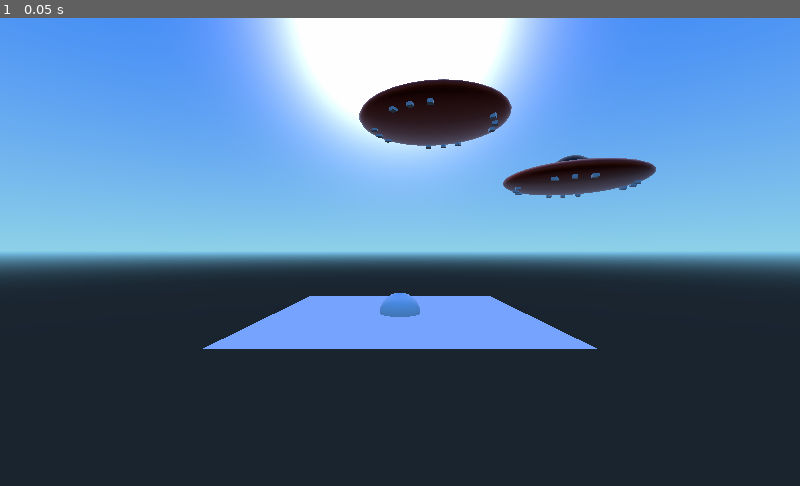
Above: before the commit, frame 1.
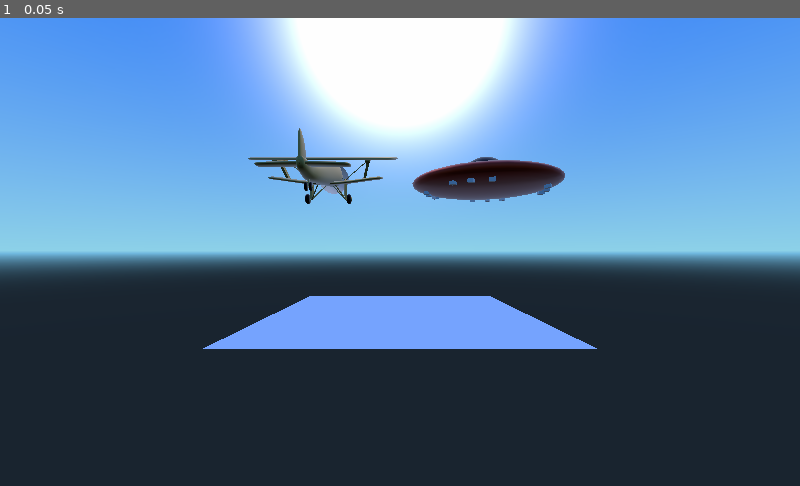
Above: after the commit, the same moment.

Repository: BrandonMakin/Gyro
Game: Godot game, scene res://levels/level 01/Level01.tscn
The game is run twice, just before and just after one commit, with the same random seed, the same clock (stepped at 60 frames per second) and the same inputs.
Inputs:
- Up to frame 1 (0.05 s): no input

The runs differ from the first frame. In frame 1, 5.0% of the frame differs, in the area x 31-82%, y 13-64%.

Commit message:
Fixed ufo/biplane selecting tool

Diff:
--- a/gyro_godot_project/levels/demo level/demo.gd
+++ b/gyro_godot_project/levels/demo level/demo.gd
@@ -2,25 +2,37 @@
 
 var Vehicles = preload("res://levels/level 01/Vehicle.tscn")
 signal rotate
-var player_slots = []
+onready var vehicle_parent = $"../vehicles"
+var vehicles_available = []
+var vehicles_occupied = []
 var players = {}
 var max_players = 2
 
 func _ready():
 	add_to_group("messengers")
-	player_slots.append($"../player1")
-	player_slots.append($"../player2")
+	for child in vehicle_parent.get_children():
+		vehicles_available.append(child)
+	printerr(vehicles_available)
 
 func _on_connect(new_id):
-	if players.size() < max_players:
-		players[new_id] = player_slots[players.size()-1]
+	# When a new player connects: if there are any available vehicles,
+	# then match a player to a vehicle and make the vehicle occupied.
+	if (vehicles_available.size()):
+		players[new_id] = vehicles_available[-1]
+		vehicles_occupied.append(vehicles_available[-1])
+		vehicles_available.remove(0)
+	printerr(vehicles_available)
 
 func _physics_process(delta):
 	pass
 
 func _on_disconnect(id):
+	printerr("deleting " + id)
 	if players.has(id):
+		vehicles_available.append(players[id])
+		vehicles_occupied.remove( vehicles_occupied.find(players[id]) )
 		players.erase(id)
+	printerr(vehicles_available)
 
 func _on_rotate(id, angle, tilt):
 	players[id]._on_rotate(angle, tilt)
--- a/gyro_godot_project/levels/level 01/Level01.tscn
+++ b/gyro_godot_project/levels/level 01/Level01.tscn
@@ -1,8 +1,7 @@
-[gd_scene load_steps=6 format=2]
+[gd_scene load_steps=5 format=2]
 
 [ext_resource path="res://levels/demo level/Messenger.tscn" type="PackedScene" id=1]
 [ext_resource path="res://levels/level 01/Vehicle.tscn" type="PackedScene" id=2]
-[ext_resource path="res://levels/level 01/Vehicle.gd" type="Script" id=3]
 
 [sub_resource type="SphereMesh" id=1]
 
@@ -27,6 +26,7 @@
 [node name="TestSphere" type="MeshInstance" parent="." index="1"]
 
 transform = Transform( -4.37114e-008, 0, 1, 0, 1, 0, -1, 0, -4.37114e-008, 0, 0, 0 )
+visible = false
 layers = 1
 material_override = null
 cast_shadow = 1
@@ -82,38 +82,11 @@
 
 [node name="vehicles" type="Node" parent="." index="5"]
 
-[node name="vehicle1" type="KinematicBody" parent="vehicles" index="0" instance=ExtResource( 2 )]
+[node name="vehicle1" parent="vehicles" index="0" instance=ExtResource( 2 )]
 
-transform = Transform( 1, 0, 0, 0, 1, 0, 0, 0, 1, 0.818448, 6.22218, 8.30285 )
-input_ray_pickable = true
-input_capture_on_drag = false
-collision_layer = 1
-collision_mask = 1
-axis_lock_linear_x = false
-axis_lock_linear_y = false
-axis_lock_linear_z = false
-axis_lock_angular_x = false
-axis_lock_angular_y = false
-axis_lock_angular_z = false
-collision/safe_margin = 0.001
-script = ExtResource( 3 )
-_sections_unfolded = [ "Transform" ]
-vehicle_type = null
+transform = Transform( 1, 0, 0, 0, 1, 0, 0, 0, 1, -2, 5, 8 )
 
-[node name="vehicle2" type="KinematicBody" parent="vehicles" index="1" instance=ExtResource( 2 )]
+[node name="vehicle2" parent="vehicles" index="1" instance=ExtResource( 2 )]
 
-transform = Transform( 1, 0, 0, 0, 1, 0, 0, 0, 1, 4.64824, 4.95222, 7.40721 )
-input_ray_pickable = true
-input_capture_on_drag = false
-collision_layer = 1
-collision_mask = 1
-axis_lock_linear_x = false
-axis_lock_linear_y = false
-axis_lock_linear_z = false
-axis_lock_angular_x = false
-axis_lock_angular_y = false
-axis_lock_angular_z = false
-collision/safe_margin = 0.001
-script = ExtResource( 3 )
-_sections_unfolded = [ "Transform" ]
+transform = Transform( 1, 0, 0, 0, 1, 0, 0, 0, 1, 2.10602, 4.70603, 8.12036 )
 vehicle_type = 1
--- a/gyro_godot_project/levels/level 01/Vehicle.gd
+++ b/gyro_godot_project/levels/level 01/Vehicle.gd
@@ -6,7 +6,7 @@
 enum Vehicle {BIPLANE, UFO}
 export(Vehicle) var vehicle_type = Vehicle.BIPLANE
 
-func _enter_tree():
+func _ready():
 	$Biplane.visible = false
 	$UFO.visible = false
 	if vehicle_type == Vehicle.UFO:
@@ -14,15 +14,11 @@
 	else:
 		$Biplane.visible = true
 
-func _ready():
-	if randi() % 2 == 0:
-		$Biplane.visible = false
-		$UFO.visible = true
-
 func _on_rotate(angle, tilt):
-	rotation = Vector3((.6-tilt), 0, -angle/30)
-	velocity.x = angle
-	velocity.y = (tilt-.6) * -100
+	rotation = Vector3((.5-tilt), 0, -angle/30)
+	velocity.x = angle / 2
+	print(tilt)
+	velocity.y = (tilt-.5) * -40
 
 func _on_button(name, state): #3 possible names for a button: accel, shoot, shock
 	#2 states for a button: on, off
--- a/gyro_godot_project/levels/level 01/Vehicle.tscn
+++ b/gyro_godot_project/levels/level 01/Vehicle.tscn
@@ -4,11 +4,11 @@
 [ext_resource path="res://levels/demo level/biplane.dae" type="PackedScene" id=2]
 [ext_resource path="res://levels/demo level/ufo.dae" type="PackedScene" id=3]
 
-[sub_resource type="BoxShape" id=3]
+[sub_resource type="BoxShape" id=1]
 
 extents = Vector3( 1.83558, 1.61688, 0.660998 )
 
-[node name="Vehicle" type="KinematicBody"]
+[node name="Vehicle" type="KinematicBody" index="0"]
 
 input_ray_pickable = true
 input_capture_on_drag = false
@@ -23,7 +23,7 @@
 collision/safe_margin = 0.001
 script = ExtResource( 1 )
 _sections_unfolded = [ "Transform" ]
-vehicle_type = 0
+vehicle_type = null
 
 [node name="Biplane" parent="." index="0" instance=ExtResource( 2 )]
 
Not shown: 1 places in gyro_godot_project/levels/level 01/Vehicle.tscn that only renumber resources
Not shown, changed: node_server/index-linux
Not shown, changed: node_server/index-macos
Not shown, changed: node_server/index-win.exe
Not shown, changed: node_server/index.js
